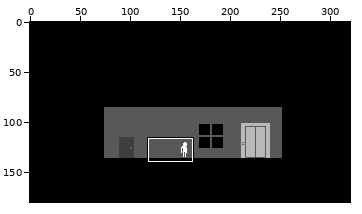
Two states of a pixel-art file, resources/sprites/indoors_scene.aseprite. The first picture is a wide view before the edit; the outline marks the close-up.
Close-up. Before:
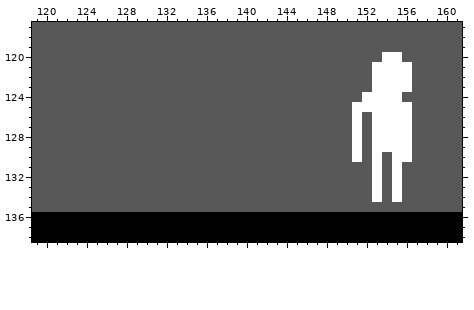
320x180 pixels, 1 frame. Colours within 5 levels of each other are drawn and written as one. Shown: x 119..161, y 117..138. The commit also changed other parts of the picture, which this record leaves out.
Once edited:
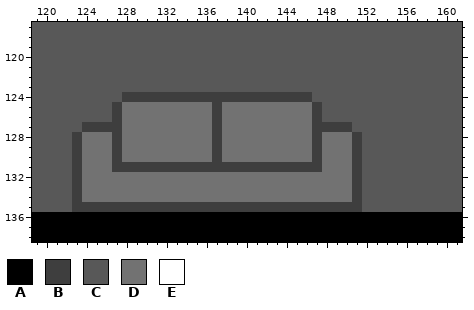
Palette (. is transparent): A #000000  B #3e3e3e  C #585858  D #727272  E #ffffff
Diff:
layer "couch" added
Layers "couch", "player":
y 120: x 154..155 EE -> CC
y 121..123: x 153..156 EEEE -> CCCC
y 124: x 128..146 CCCCCCCCCCCCCCCCCCC -> BBBBBBBBBBBBBBBBBBB; x 152..155 EEEE -> CCCC
y 125: x 127..147 CCCCCCCCCCCCCCCCCCCCC -> BDDDDDDDDDBDDDDDDDDDB; x 151..156 EEEEEE -> CCCCCC
y 126: x 127..147 CCCCCCCCCCCCCCCCCCCCC -> BDDDDDDDDDBDDDDDDDDDB; x 151 E -> C; x 153..156 EEEE -> CCCC
y 127: x 124..151 CCCCCCCCCCCCCCCCCCCCCCCCCCCE -> BBBBDDDDDDDDDBDDDDDDDDDBBBBC; x 153..156 EEEE -> CCCC
y 128..129: x 123..151 CCCCCCCCCCCCCCCCCCCCCCCCCCCCE -> BDDDBDDDDDDDDDBDDDDDDDDDBDDDB; x 153..156 EEEE -> CCCC
y 130: x 123..151 CCCCCCCCCCCCCCCCCCCCCCCCCCCCE -> BDDDBDDDDDDDDDBDDDDDDDDDBDDDB; x 153 E -> C; x 155..156 EE -> CC
y 131: x 123..151 CCCCCCCCCCCCCCCCCCCCCCCCCCCCC -> BDDDBBBBBBBBBBBBBBBBBBBBBDDDB; x 153 E -> C; x 155 E -> C
y 132..134: x 123..151 CCCCCCCCCCCCCCCCCCCCCCCCCCCCC -> BDDDDDDDDDDDDDDDDDDDDDDDDDDDB; x 153 E -> C; x 155 E -> C
y 135: x 123..151 CCCCCCCCCCCCCCCCCCCCCCCCCCCCC -> BBBBBBBBBBBBBBBBBBBBBBBBBBBBB
